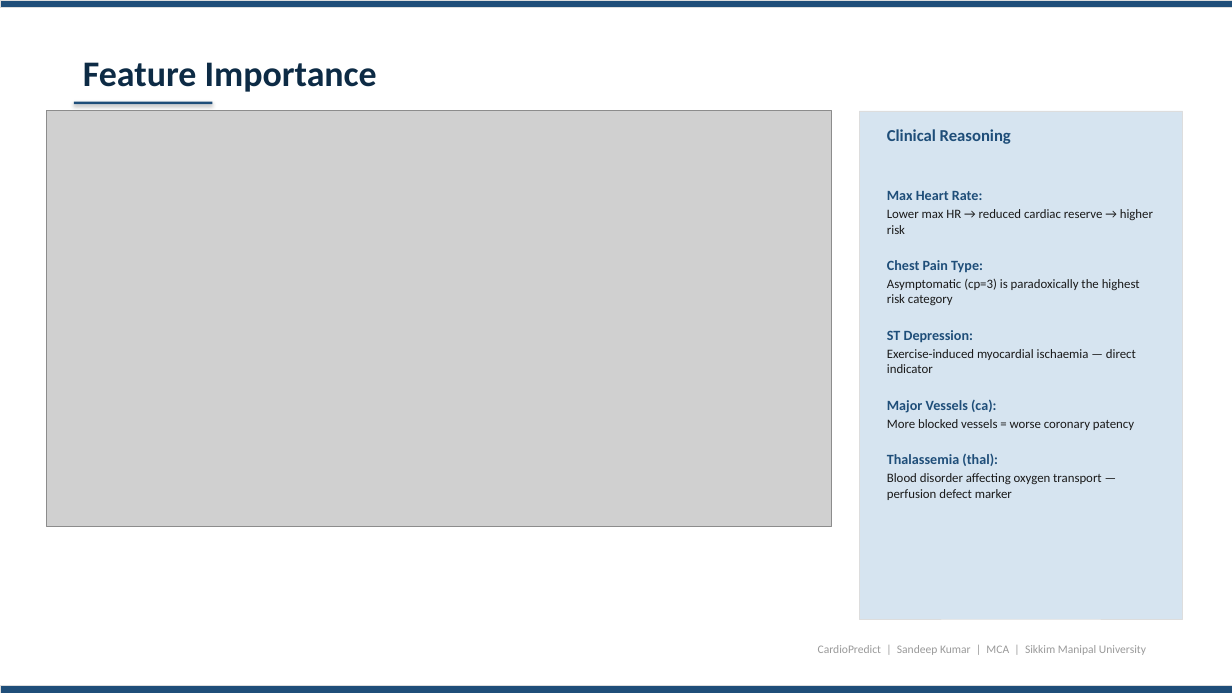
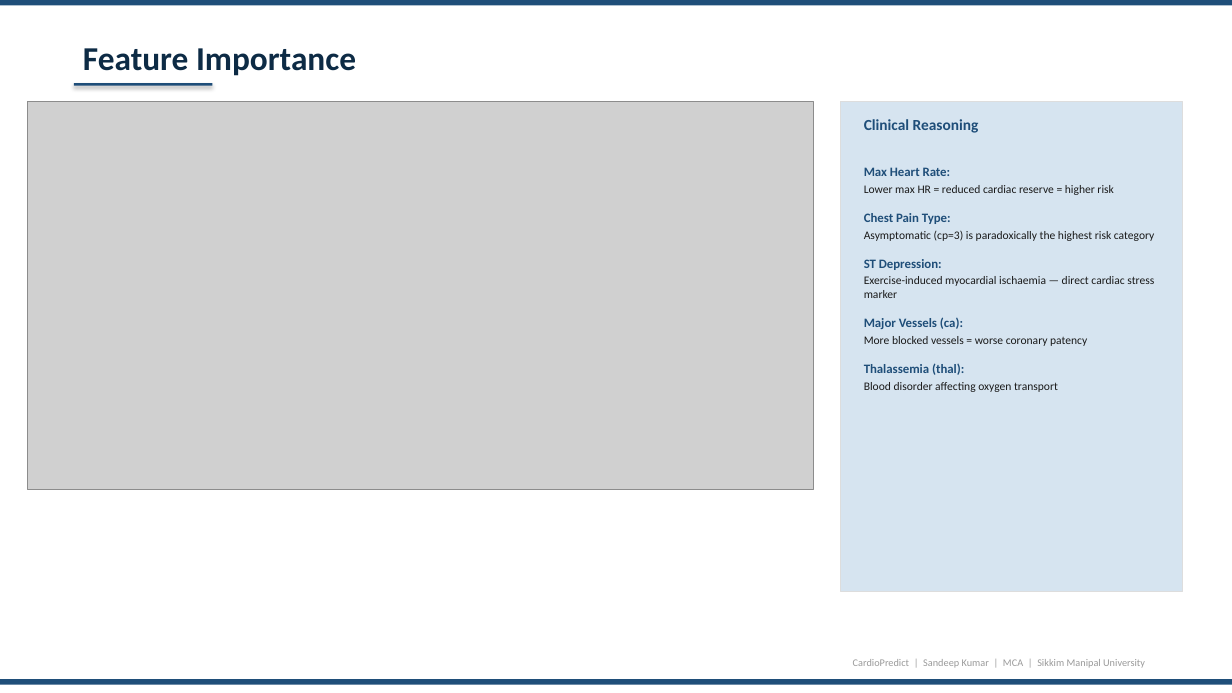
Before and after one commit to sandeeep-kr/HeartDiseaseProject, a slide deck: slide 9 of CardioPredict_Presentation.pptx. Drawn at 1232x693 pixels with LibreOffice and Linux fonts; fonts in the diff are those of the drawing; grey boxes stand for pictures. Boxes give left, top, right and bottom in pixels: in the first picture for what was removed or moved away, otherwise in the second. Text is boxed around its words. In the diff, an @@ line names an element or a change of style, - is before the commit and + after.

Commit message:
Fix PPT formatting: overflow fixes, consistent headers/footers, no emoji, proper spacing

```diff
--- a/CardioPredict_Presentation.pptx
+++ b/CardioPredict_Presentation.pptx
@@ rectangle at bbox=[0, 0, 1232, 6]: outline #DDDDDD 0.5 pt to none @@
@@ text "Feature Importance": place and size @@
-text "Feature Importance" at bbox=[83, 62, 377, 92]
+text "Feature Importance" at bbox=[83, 48, 356, 76]
@@ text "Feature Importance" at bbox=[83, 48, 356, 76]: size 28 to 26 pt @@
@@ rectangle: place and size @@
-rectangle at bbox=[74, 102, 213, 104]
+rectangle at bbox=[74, 83, 213, 86]
@@ picture: place and size @@
-picture at bbox=[46, 111, 832, 527]
+picture at bbox=[28, 102, 813, 490]
@@ rectangle: place and size @@
-rectangle at bbox=[860, 111, 1183, 619]
+rectangle at bbox=[841, 102, 1183, 592]
@@ text "Clinical Reasoning": place and size @@
-text "Clinical Reasoning" at bbox=[887, 129, 1011, 144]
+text "Clinical Reasoning" at bbox=[864, 119, 979, 133]
@@ text "Clinical Reasoning" at bbox=[864, 119, 979, 133]: size 13 to 12 pt @@
@@ text "Max Heart Rate:": place and size @@
-text "Max Heart Rate:" at bbox=[887, 191, 1153, 500]
+text "Max Heart Rate:" at bbox=[864, 167, 1155, 392]
@@ text at bbox=[864, 167, 1155, 375]: size 11 to 10 pt in "Max Heart Rate:", "Chest Pain Type:", "ST Depression:", "Major Vessels (ca):" and 1 more places; size 10 to 9 pt in "Asymptomatic (cp=3) is paradoxically the highest risk ...", "More blocked vessels = worse coronary patency"; less space between paragraphs @@
@@ text at bbox=[864, 185, 1113, 195]: text changed; size 10 to 9 pt @@
-Lower max HR → reduced cardiac reserve → higher risk
+Lower max HR = reduced cardiac reserve = higher risk
@@ text at bbox=[864, 276, 1154, 298]: text changed; size 10 to 9 pt @@
-Exercise-induced myocardial ischaemia — direct indicator
+Exercise-induced myocardial ischaemia — direct cardiac stress marker
@@ text at bbox=[864, 382, 1058, 392]: text changed; size 10 to 9 pt @@
-Blood disorder affecting oxygen transport — perfusion defect marker
+Blood disorder affecting oxygen transport
@@ text "CardioPredict | Sandeep Kumar | ...": place and size @@
-text "CardioPredict | Sandeep Kumar | ..." at bbox=[818, 645, 1146, 655]
+text "CardioPredict | Sandeep Kumar | ..." at bbox=[853, 659, 1145, 667]
@@ text "CardioPredict | Sandeep Kumar | ..." at bbox=[853, 659, 1145, 667]: size 9 to 8 pt @@
@@ rectangle at bbox=[0, 679, 1232, 685]: outline #DDDDDD 0.5 pt to none @@
@@ rectangle: place and size @@
-rectangle at bbox=[0, 686, 1232, 693]
+rectangle at bbox=[0, 679, 1232, 685]
```
Also in this commit, not shown: 14 other slides changed.
